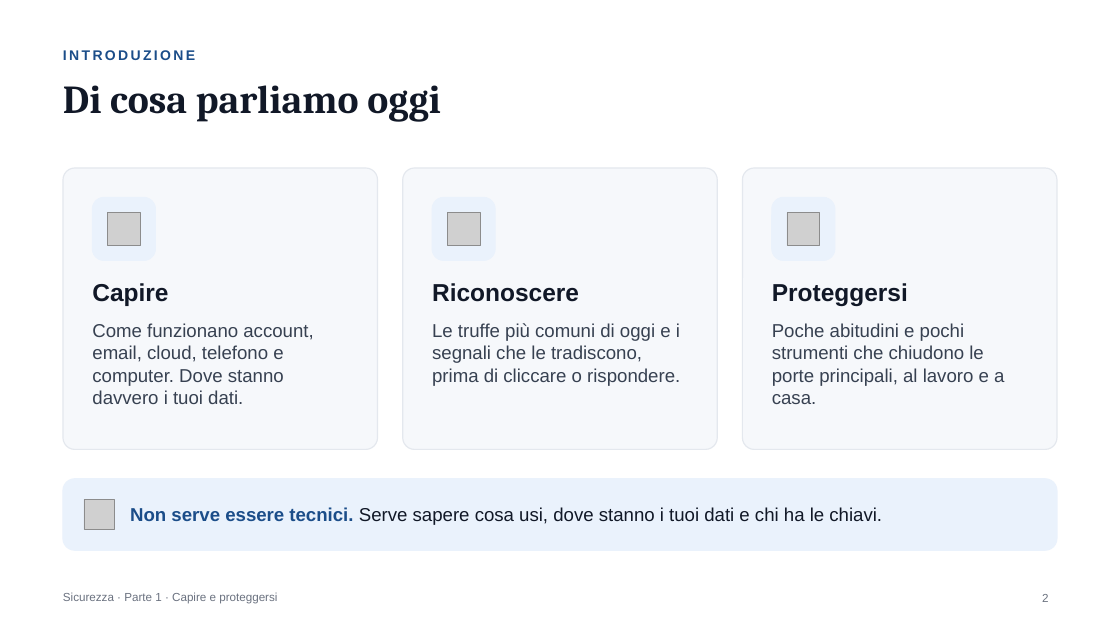
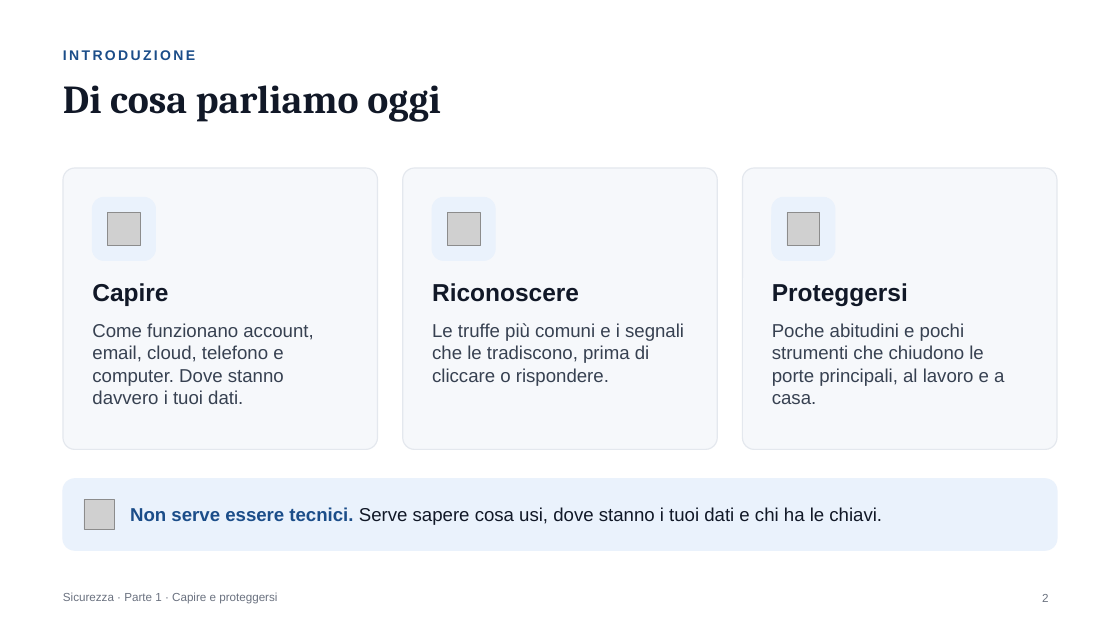
Before and after one commit to Mr-Hodler/IT-Security-AI-CrossCompany, a slide deck: slide 2 of Sicurezza Parte 1, Presentazione.pptx. Drawn at 1120x630 pixels with LibreOffice and Linux fonts; fonts in the diff are those of the drawing; grey boxes stand for pictures. Boxes give left, top, right and bottom in pixels: in the first picture for what was removed or moved away, otherwise in the second. Text is boxed around its words. In the diff, an @@ line names an element or a change of style, - is before the commit and + after.

```diff
--- a/Sicurezza Parte 1, Presentazione.pptx
+++ b/Sicurezza Parte 1, Presentazione.pptx
@@ text at (x1=432, y1=323, x2=684, y2=386): text changed @@
-Le truffe più comuni di oggi e i segnali che le tradiscono, prima di cliccare o rispondere.
+Le truffe più comuni e i segnali che le tradiscono, prima di cliccare o rispondere.
```
Also in this commit, not shown: 1 other slide changed, 6 other files.
